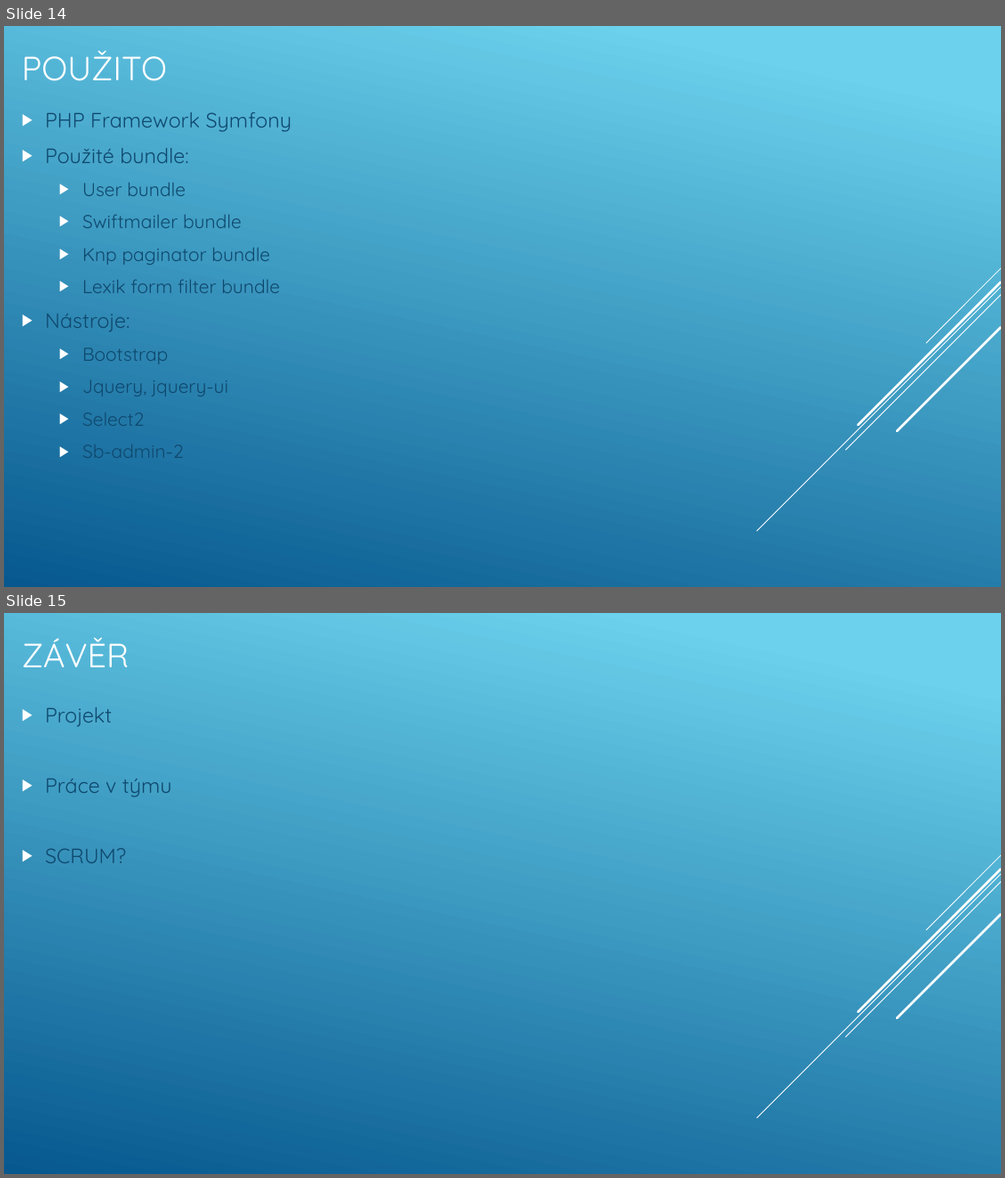
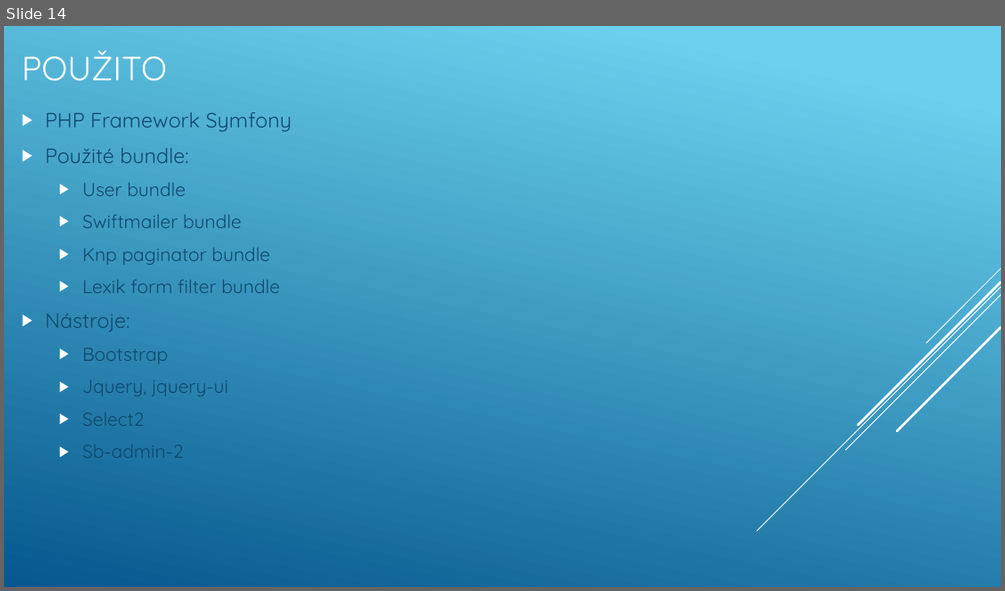
Before and after one commit to BulakM/RSP, a slide deck: Prezentace/Logos polytechnikos.pptx. Shown one above the other, each under a label of ours: slides 14 and 15 before the commit, slide 14 after it. The pictures are 1005x1178 and 1005x591 pixels, drawn with LibreOffice and Linux fonts; fonts in the diff are those of the drawing. Boxes give left, top, right and bottom in pixels: in the first picture for what was removed or moved away, otherwise in the second. Text is boxed around its words. In the diff, an @@ line names an element or a change of style, - is before the commit and + after.

```diff
--- a/Prezentace/Logos polytechnikos.pptx
+++ b/Prezentace/Logos polytechnikos.pptx
@@ slide 15 removed at bbox=[4, 613, 1001, 1174], background gradient #6ED2EB to #06588E; not listed: 5 template elements that a slide beside it also shows @@
@@ title removed at bbox=[22, 637, 129, 667] @@
-ZÁVĚR
@@ text removed at bbox=[45, 707, 172, 863] @@
-▶ Projekt
-▶ Práce v týmu
-▶ SCRUM?
```
Also in this commit, not shown: 4 slides added.
